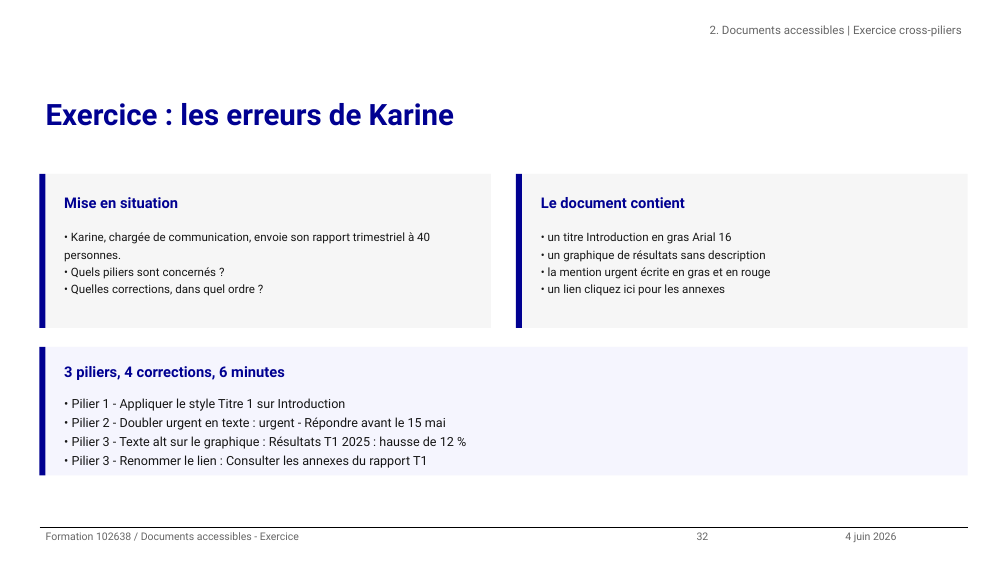
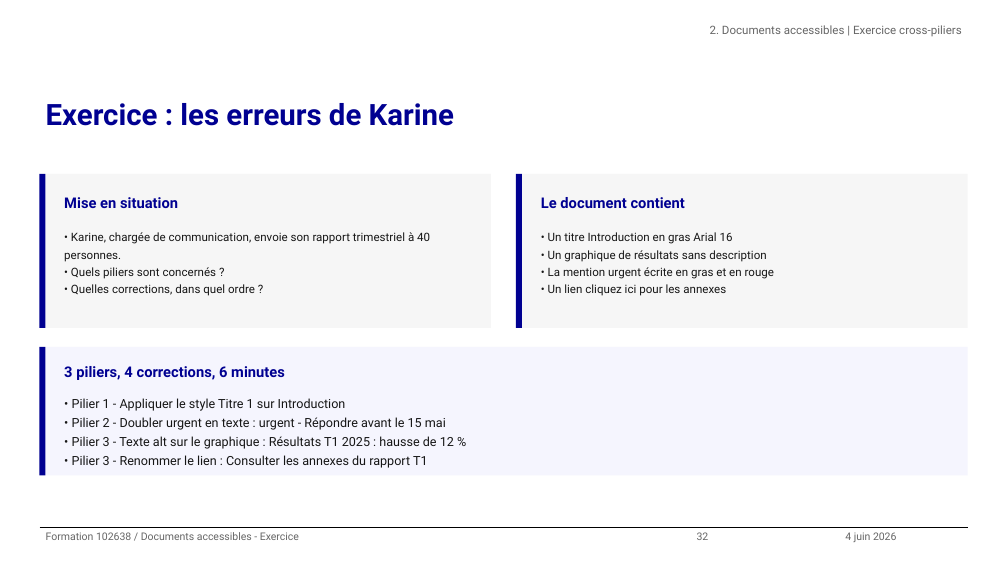
Before and after one commit to alexandra-guiderdoni/usine-fabrication-igpde-102846-ay11, a slide deck: slide 32 of formation-102638-juin-2026.pptx. Drawn at 1008x567 pixels with LibreOffice and Linux fonts; fonts in the diff are those of the drawing; background and template pictures are left out. Boxes give left, top, right and bottom in pixels: in the first picture for what was removed or moved away, otherwise in the second. Text is boxed around its words. In the diff, an @@ line names an element or a change of style, - is before the commit and + after.

Commit message:
Corrections slides IGPDE : composants, quiz, sommaire, clôture
- igpde_dsfr_components : hauteur titre dynamique add_callout/add_alert,
  support \n dans add_highlight
- Slides 27-41 : Stack, stepper 5 items, majuscules, tirets du 6
- Quiz final scindé en 2 slides (questions + réponses)
- Slides 43-44 fusionnées : engagement + cards J+7/J+30/6 mois
- Sommaire : textes courts, row1_top dynamique anti-débordement footer
- 4 nouvelles leçons dans lessons.md

```diff
--- a/formation-102638-juin-2026.pptx
+++ b/formation-102638-juin-2026.pptx
@@ text at (548,232,774,296): text changed @@
-• un titre Introduction en gras Arial 16
-• un graphique de résultats sans description
-• la mention urgent écrite en gras et en rouge
-• un lien cliquez ici pour les annexes
+• Un titre Introduction en gras Arial 16
+• Un graphique de résultats sans description
+• La mention urgent écrite en gras et en rouge
+• Un lien cliquez ici pour les annexes
```
Also in this commit, not shown: 55 other slides changed, 1 slide added, 1 slide removed, 14 other files.
